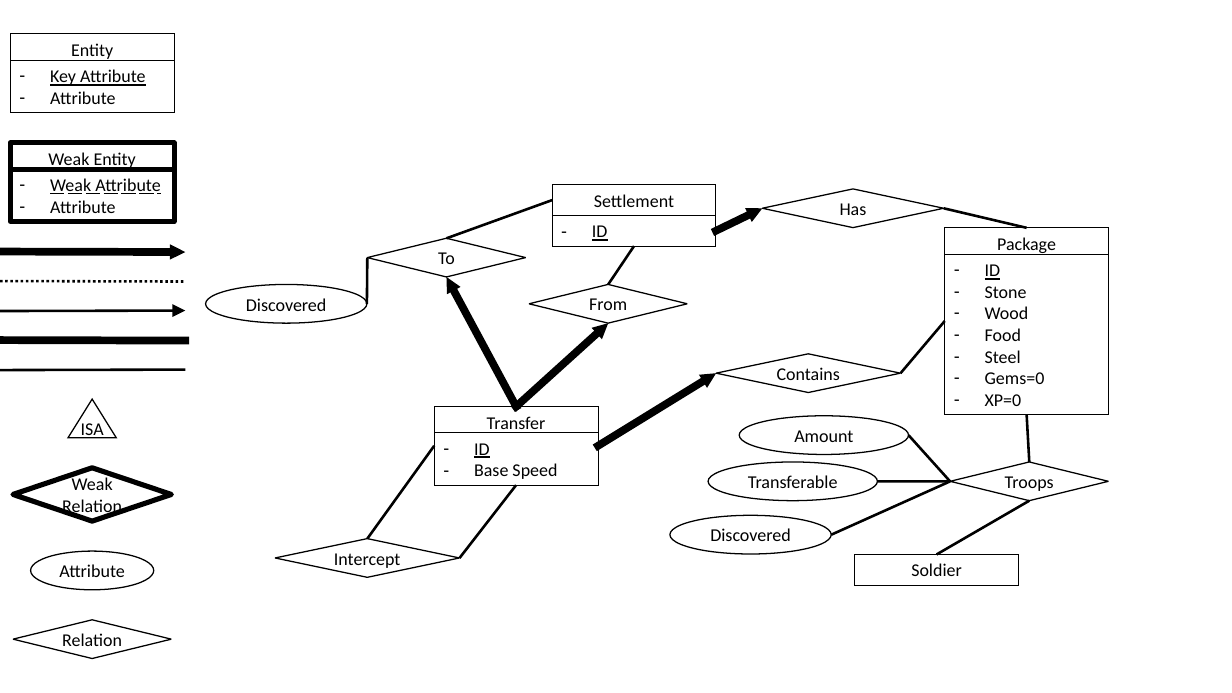
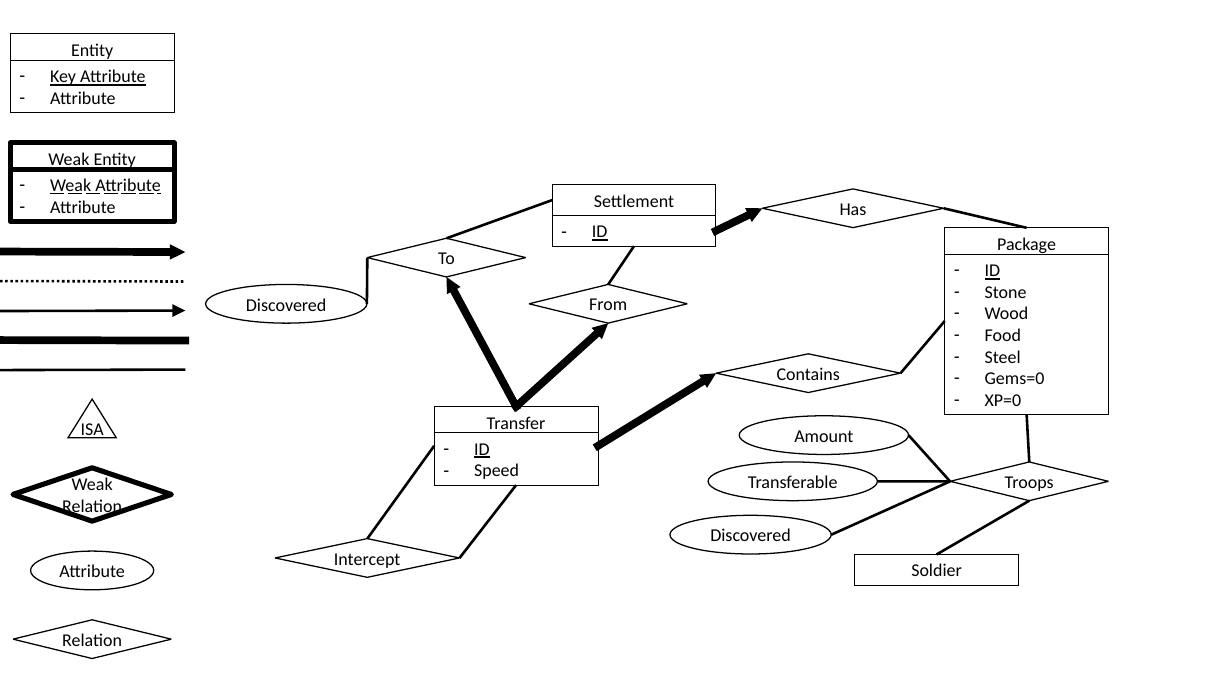
Before and after one commit to JeCheeseSmith/Clash-of-ppdb-s, a slide deck: slide 3 of documentation/include/ER-Diagram.pptx. Drawn at 1232x693 pixels with LibreOffice and Linux fonts; fonts in the diff are those of the drawing; background and template pictures are left out. Boxes give left, top, right and bottom in pixels: in the first picture for what was removed or moved away, otherwise in the second. Text is boxed around its words. In the diff, an @@ line names an element or a change of style, - is before the commit and + after.

```diff
--- a/documentation/include/ER-Diagram.pptx
+++ b/documentation/include/ER-Diagram.pptx
@@ text in rectangle at <box>474,463,519,479</box>: text changed @@
-– Base Speed
+– Speed
```
Also in this commit, not shown: 2 other slides changed, 12 other files.
